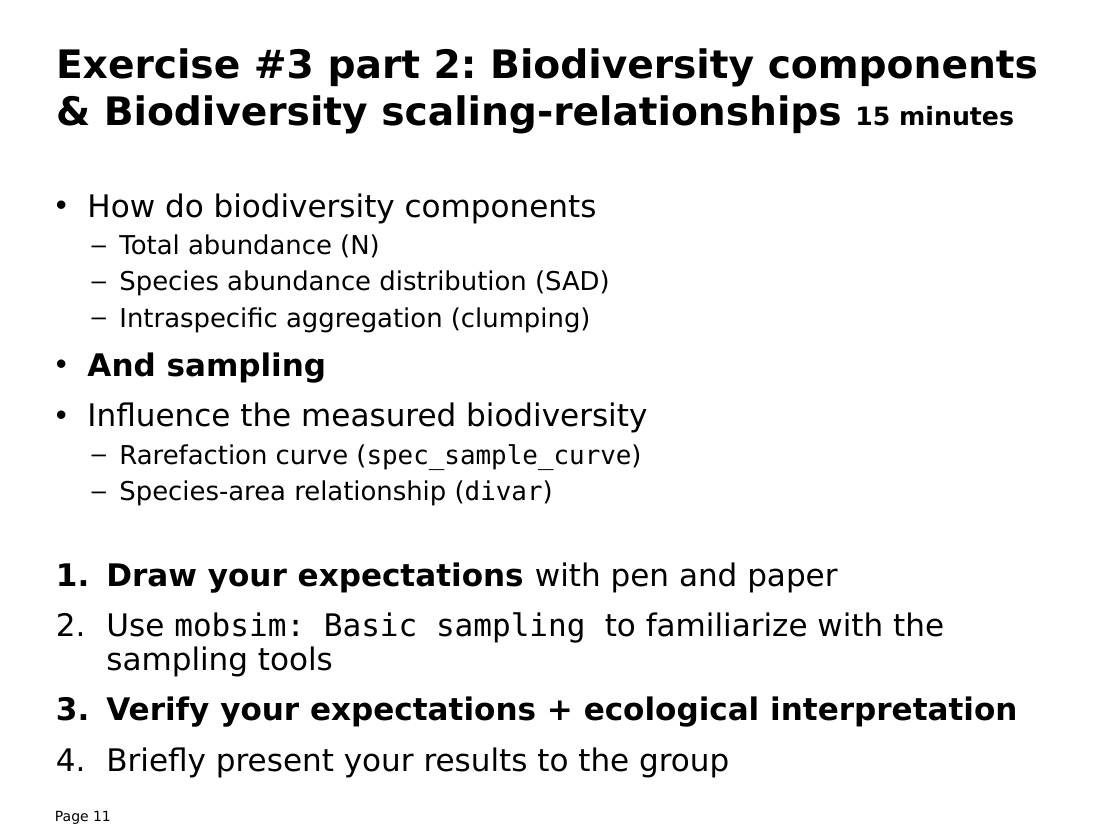
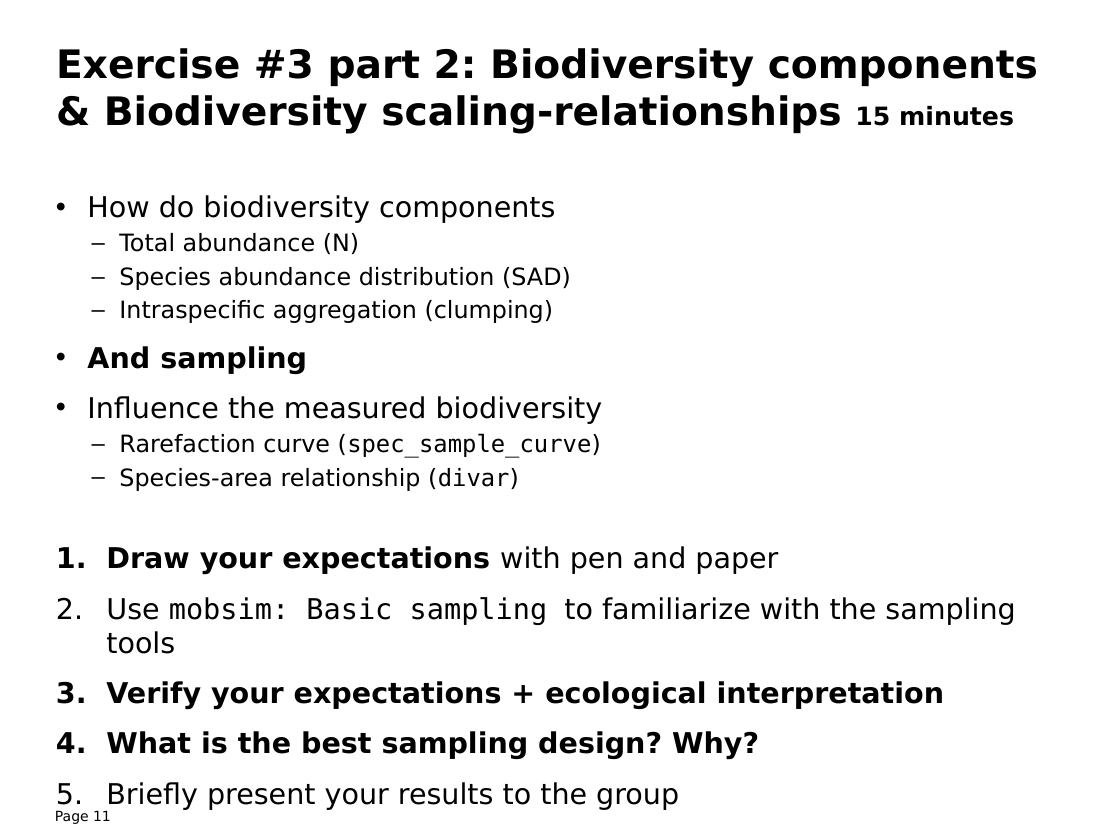
Before and after one commit to chase-lab/biodiv-patterns-course, a slide deck: slide 11 of week_1/3_wednesday/slides/Intro_mobsim_Alban.pptx. Drawn at 1120x840 pixels with LibreOffice and Linux fonts; fonts in the diff are those of the drawing; background and template pictures are left out. Boxes give left, top, right and bottom in pixels: in the first picture for what was removed or moved away, otherwise in the second. Text is boxed around its words. In the diff, an @@ line names an element or a change of style, - is before the commit and + after.

```diff
--- a/week_1/3_wednesday/slides/Intro_mobsim_Alban.pptx
+++ b/week_1/3_wednesday/slides/Intro_mobsim_Alban.pptx
@@ text at [87,195,1015,810]: size 22.2 to 20.4 pt in "How do biodiversity components", "And sampling", "Influence the measured biodiversity", "Draw your expectations with pen and paper" and 3 more places; size 18.5 to 17 pt in "Total abundance (N)", "Species abundance distribution (SAD)", "Intraspecific aggregation (clumping)", "Rarefaction curve (spec_sample_curve)" and 1 more places @@
@@ text at [106,731,759,759]: paragraph added @@
+4. What is the best sampling design? Why?
```
Also in this commit, not shown: 2 other slides changed.
